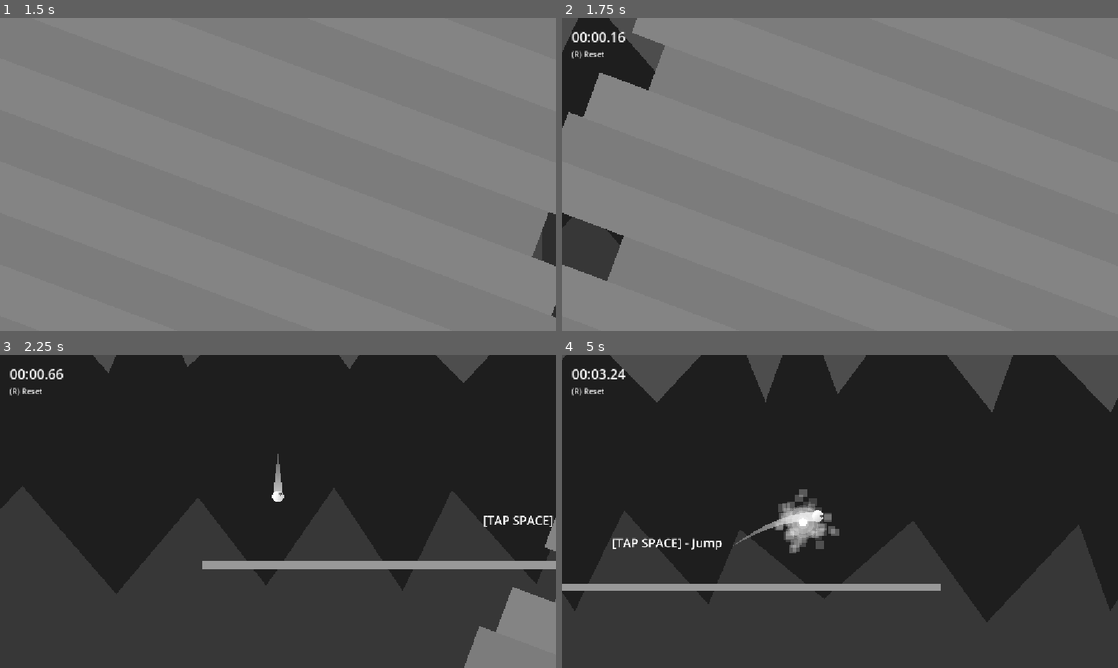
Above: before the commit, frames 1-4 (two rows, left to right).
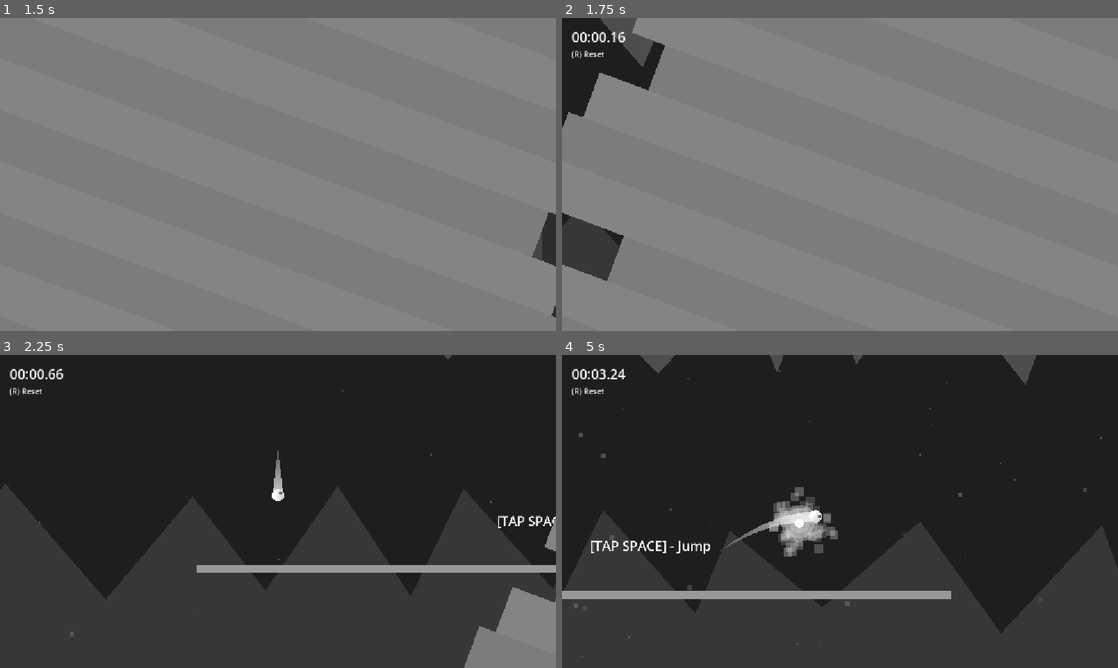
Above: after the commit, the same moments.

Repository: appellatebaton0/wierd-jam
Game: Godot game, scene res://Scenes/Main.tscn
Two runs of this game, one before a commit and one after it. Both use one fixed random seed, a clock stepped at 60 frames per second and the inputs below.
Inputs:
- Up to frame 1 (1.5 s): click "PLAY" at 0.5 s; click "PLAY" at 1.25 s
- Up to frame 2 (1.75 s): no input
- Up to frame 3 (2.25 s): tap Space (Jump) at 2 s; hold W from 2.03 s (still down)
- Up to frame 4 (5 s): tap Space (Jump) at 2.27, 2.75, 3.02, 3.5, 4.25, 4.52 s; release W at 2.78 s; hold W from 3.53 s (still down)

Frame 1 is identical in both runs. In frame 2, 0.6% of the frame differs, in the area x 0-19%, y 0-74%; in frame 3, 5.7%; in frame 4, 14%, in the area x 0-100%, y 0-97%.

Commit message:
h17.2 - VFX
Added some particles into the background, and made the camera zoom in just a little bit when you're going fast.

Diff:
--- a/Scenes/BaseLevel.tscn
+++ b/Scenes/BaseLevel.tscn
@@ -3,10 +3,42 @@
 [ext_resource type="Script" uid="uid://bgnw74ce2dgyr" path="res://Scripts/Level.gd" id="1_1hb7a"]
 [ext_resource type="Script" uid="uid://b3w1juegcjptq" path="res://Scripts/BackgroundPolygon.gd" id="1_ef3ye"]
 [ext_resource type="Script" uid="uid://c10cndcu33lm7" path="res://Scripts/Camera.gd" id="2_6nn83"]
+[ext_resource type="Script" uid="uid://c1p66saavgtbr" path="res://Scripts/BackgroundParticles.gd" id="3_0ohif"]
 [ext_resource type="PackedScene" uid="uid://dsu8ksqadgaqx" path="res://Scenes/Player.tscn" id="3_vwn5f"]
 [ext_resource type="Script" uid="uid://5v4fcc34jkgn" path="res://Scripts/DeathBorder.gd" id="6_3o770"]
 [ext_resource type="PackedScene" uid="uid://b40yvgijtwdv0" path="res://Scenes/Goal.tscn" id="7_6nn83"]
 [ext_resource type="Script" uid="uid://bd2htsg8qu1b0" path="res://Scripts/PlayerTrail.gd" id="7_yqp1w"]
+
+[sub_resource type="Gradient" id="Gradient_0ohif"]
+offsets = PackedFloat32Array(0)
+colors = PackedColorArray(0.41598046, 0.41598043, 0.4159804, 0.6509804)
+
+[sub_resource type="GradientTexture2D" id="GradientTexture2D_0ohif"]
+gradient = SubResource("Gradient_0ohif")
+width = 6
+height = 6
+
+[sub_resource type="Curve" id="Curve_0ohif"]
+_data = [Vector2(0, 0), 0.0, 0.0, 0, 0, Vector2(0.09119497, 1), 0.0, 0.0, 0, 0, Vector2(0.42767298, 1), 0.0, 0.0, 0, 0, Vector2(1, 0), 0.0, 0.0, 0, 0]
+point_count = 4
+
+[sub_resource type="CurveTexture" id="CurveTexture_08eeq"]
+curve = SubResource("Curve_0ohif")
+
+[sub_resource type="ParticleProcessMaterial" id="ParticleProcessMaterial_o8m62"]
+particle_flag_disable_z = true
+emission_shape = 3
+emission_box_extents = Vector3(2200, 1700, 1)
+direction = Vector3(0, 1, 0)
+initial_velocity_min = 32.79
+initial_velocity_max = 84.7
+gravity = Vector3(0, 0, 0)
+alpha_curve = SubResource("CurveTexture_08eeq")
+
+[sub_resource type="GradientTexture2D" id="GradientTexture2D_08eeq"]
+gradient = SubResource("Gradient_0ohif")
+width = 16
+height = 16
 
 [sub_resource type="Curve" id="Curve_yqp1w"]
 _data = [Vector2(0, 1), 0.0, -0.8429971, 0, 0, Vector2(0.99081373, 0.020764232), -0.92043436, 0.0, 0, 0]
@@ -20,7 +52,7 @@
 
 [node name="Parallax2D2" type="Parallax2D" parent="." unique_id=1941711672]
 z_index = -2
-scroll_scale = Vector2(0.85, 0.85)
+scroll_scale = Vector2(0.75, 0.75)
 
 [node name="Polygon2D" type="Polygon2D" parent="Parallax2D2" unique_id=1754250498]
 position = Vector2(-112, 598)
@@ -32,6 +64,13 @@
 spike_range_y_max = 250.0
 spike_range_x_min = 120.0
 spike_range_x_max = 400.0
+
+[node name="BackgroundParticles" type="GPUParticles2D" parent="Parallax2D2" unique_id=1601944789]
+amount = 64
+texture = SubResource("GradientTexture2D_0ohif")
+lifetime = 4.0
+process_material = SubResource("ParticleProcessMaterial_o8m62")
+script = ExtResource("3_0ohif")
 
 [node name="Parallax2D" type="Parallax2D" parent="." unique_id=27294607]
 z_index = -2
@@ -48,6 +87,13 @@
 spike_range_x_min = 120.0
 spike_range_x_max = 400.0
 
+[node name="BackgroundParticles" type="GPUParticles2D" parent="Parallax2D" unique_id=620355870]
+amount = 64
+texture = SubResource("GradientTexture2D_0ohif")
+lifetime = 4.0
+process_material = SubResource("ParticleProcessMaterial_o8m62")
+script = ExtResource("3_0ohif")
+
 [node name="Parallax2D3" type="Parallax2D" parent="." unique_id=291028766]
 z_index = -2
 scroll_scale = Vector2(0.95, 0.95)
@@ -62,6 +108,20 @@
 spike_range_y_max = 250.0
 spike_range_x_min = 120.0
 spike_range_x_max = 400.0
+
+[node name="BackgroundParticles" type="GPUParticles2D" parent="Parallax2D3" unique_id=543306707]
+amount = 64
+texture = SubResource("GradientTexture2D_0ohif")
+lifetime = 4.0
+process_material = SubResource("ParticleProcessMaterial_o8m62")
+script = ExtResource("3_0ohif")
+
+[node name="BackgroundParticles" type="GPUParticles2D" parent="." unique_id=683074670]
+amount = 64
+texture = SubResource("GradientTexture2D_08eeq")
+lifetime = 4.0
+process_material = SubResource("ParticleProcessMaterial_o8m62")
+script = ExtResource("3_0ohif")
 
 [node name="Camera2D" type="Camera2D" parent="." unique_id=1231667601]
 zoom = Vector2(0.5, 0.5)
--- /dev/null
+++ b/Scripts/BackgroundParticles.gd
@@ -0,0 +1,7 @@
+class_name BackgroundParticles extends GPUParticles2D
+
+@onready var player:Player = get_tree().get_first_node_in_group("Player")
+
+# Called every frame. 'delta' is the elapsed time since the previous frame.
+func _process(delta: float) -> void:
+	global_position = player.global_position
--- a/Scripts/Camera.gd
+++ b/Scripts/Camera.gd
@@ -12,5 +12,9 @@
 func _process(_delta: float) -> void:
 	global_position = lerp(global_position, player.global_position + (0.3 * player.velocity), 0.09)
 
+	# Zoom in just a little bit when going fast.
+	var z = lerp(zoom.x, 0.5 + (abs(player.mag(player.velocity)) / 15000), 0.1)
+	zoom = Vector2(z,z)
+
 func _on_reset():
 	global_position = player.global_position
--- a/Scripts/RunTimer.gd
+++ b/Scripts/RunTimer.gd
@@ -23,6 +23,8 @@
 
 # Reset the timer when the player dies.
 func _on_reset() -> void:
+	if animator.is_playing(): return
+
 	time = 0
 	deaths += 1
 
Not shown, added: Scripts/BackgroundParticles.gd.uid
